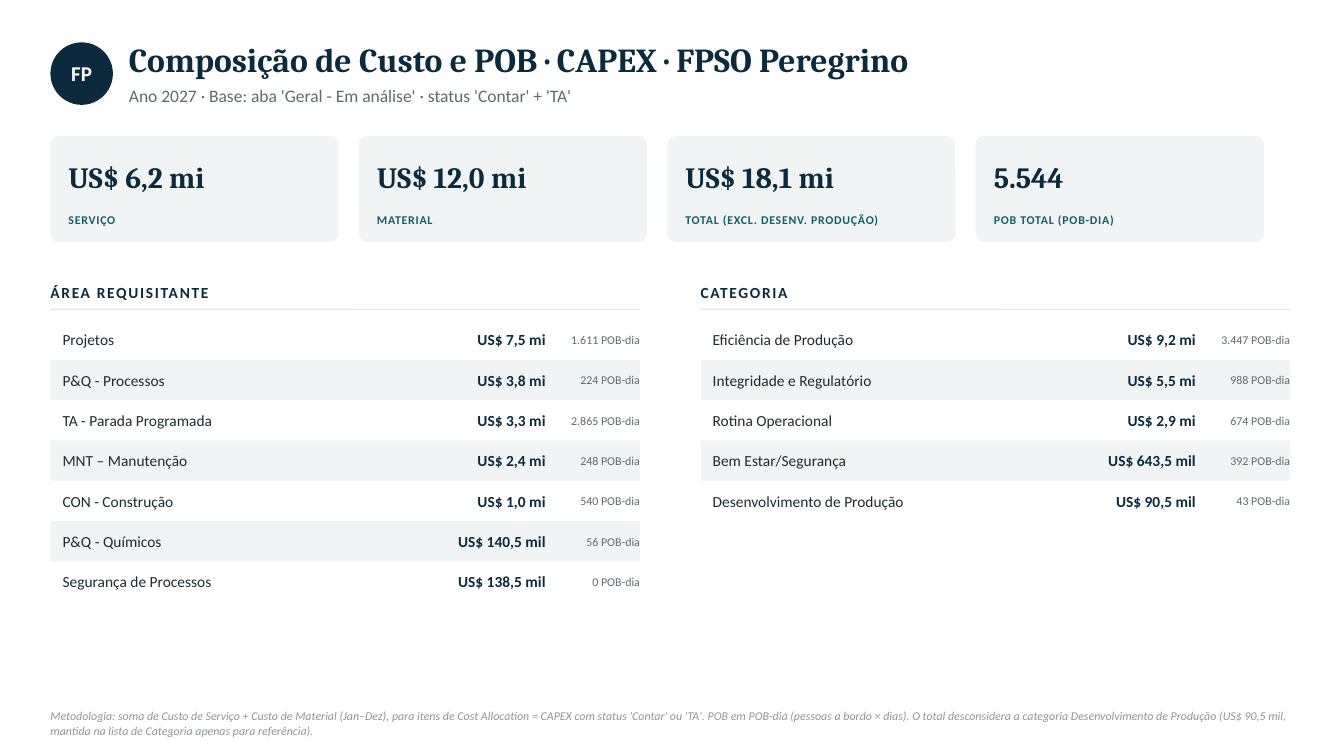
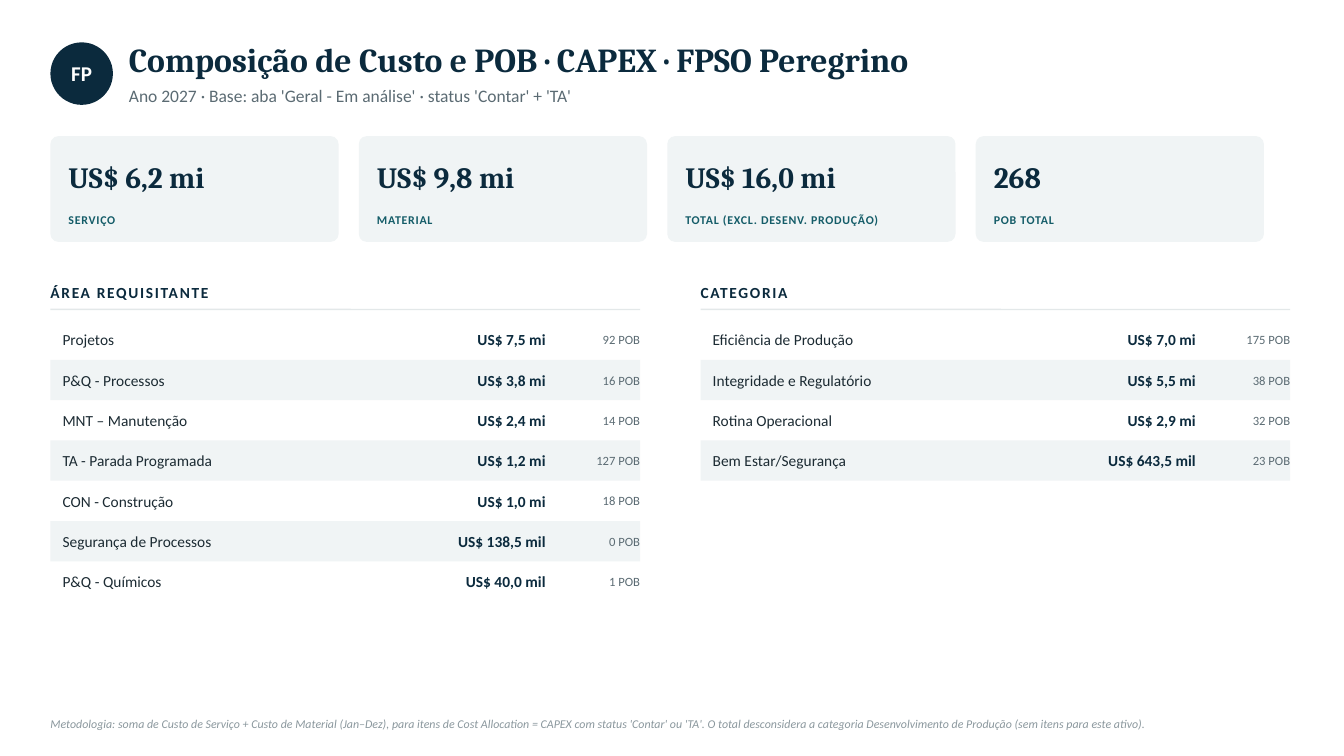
Before and after one commit to LucasRibaas/Planejamento, a slide deck: slide 4 of PRIO_Plano_Trabalho_CAPEX_2027.pptx. Drawn at 1344x756 pixels with LibreOffice and Linux fonts; fonts in the diff are those of the drawing. Boxes give left, top, right and bottom in pixels: in the first picture for what was removed or moved away, otherwise in the second. Text is boxed around its words. In the diff, an @@ line names an element or a change of style, - is before the commit and + after.

```diff
--- a/PRIO_Plano_Trabalho_CAPEX_2027.pptx
+++ b/PRIO_Plano_Trabalho_CAPEX_2027.pptx
@@ text at (377,166,514,192): text changed @@
-US$ 12,0 mi
+US$ 9,8 mi
@@ text at (685,166,835,192): text changed @@
-US$ 18,1 mi
+US$ 16,0 mi
@@ text at (994,168,1041,189): text changed @@
-5.544
+268
@@ text at (994,216,1053,224): text changed @@
-POB TOTAL (POB-DIA)
+POB TOTAL
@@ text at (603,336,640,344): text changed; size 8.5 to 9 pt @@
-1.611 POB-dia
+92 POB
@@ text at (1128,334,1195,347): text changed @@
-US$ 9,2 mi
+US$ 7,0 mi
@@ text at (1246,336,1290,344): text changed; size 8.5 to 9 pt @@
-3.447 POB-dia
+175 POB
@@ text at (603,376,640,385): text changed; size 8.5 to 9 pt @@
-224 POB-dia
+16 POB
@@ text at (1253,376,1290,385): text changed; size 8.5 to 9 pt @@
-988 POB-dia
+38 POB
@@ text "MNT – Manutenção": place and size @@
-text "MNT – Manutenção" at (63,455,187,469)
+text "MNT – Manutenção" at (63,415,187,429)
@@ text at (477,415,545,428): text changed @@
-US$ 3,3 mi
+US$ 2,4 mi
@@ text at (603,417,640,425): text changed; size 8.5 to 9 pt @@
-2.865 POB-dia
+14 POB
@@ text at (1253,417,1290,425): text changed; size 8.5 to 9 pt @@
-674 POB-dia
+32 POB
@@ text "TA - Parada Programada": place and size @@
-text "TA - Parada Programada" at (63,415,212,429)
+text "TA - Parada Programada" at (63,455,212,469)
@@ text at (477,455,545,468): text changed @@
-US$ 2,4 mi
+US$ 1,2 mi
@@ text at (596,457,640,465): text changed; size 8.5 to 9 pt @@
-248 POB-dia
+127 POB
@@ text at (1253,457,1290,465): text changed; size 8.5 to 9 pt @@
-392 POB-dia
+23 POB
@@ text at (603,496,640,505): text changed; size 8.5 to 9 pt @@
-540 POB-dia
+18 POB
@@ text removed at (713,496,903,510) @@
-Desenvolvimento de Produção
@@ text removed at (1116,496,1196,509) @@
-US$ 90,5 mil
@@ text removed at (1236,497,1290,505) @@
-43 POB-dia
@@ text "Segurança de Processos": place and size @@
-text "Segurança de Processos" at (63,576,212,590)
+text "Segurança de Processos" at (63,536,212,550)
@@ text at (458,536,545,549): text changed @@
-US$ 140,5 mil
+US$ 138,5 mil
@@ text at (609,538,640,546): text changed; size 8.5 to 9 pt @@
-56 POB-dia
+0 POB
@@ text "P&Q - Químicos": place and size @@
-text "P&Q - Químicos" at (63,536,161,549)
+text "P&Q - Químicos" at (63,576,161,589)
@@ text at (466,576,545,589): text changed @@
-US$ 138,5 mil
+US$ 40,0 mil
@@ text at (609,578,640,586): text changed; size 8.5 to 9 pt @@
-0 POB-dia
+1 POB
@@ text at (50,719,1145,730): text changed @@
-Metodologia: soma de Custo de Serviço + Custo de Material (Jan–Dez), para itens de Cost Allocation = CAPEX com status 'Contar' ou 'TA'. POB em POB-dia (pessoas a bordo × dias). O total desconsidera a categoria Desenvolvimento de Produção (US$ 90,5 mil, mantida na lista de Categoria apenas para referência).
+Metodologia: soma de Custo de Serviço + Custo de Material (Jan–Dez), para itens de Cost Allocation = CAPEX com status 'Contar' ou 'TA'. O total desconsidera a categoria Desenvolvimento de Produção (sem itens para este ativo).
```
Also in this commit, not shown: 8 other slides changed.
